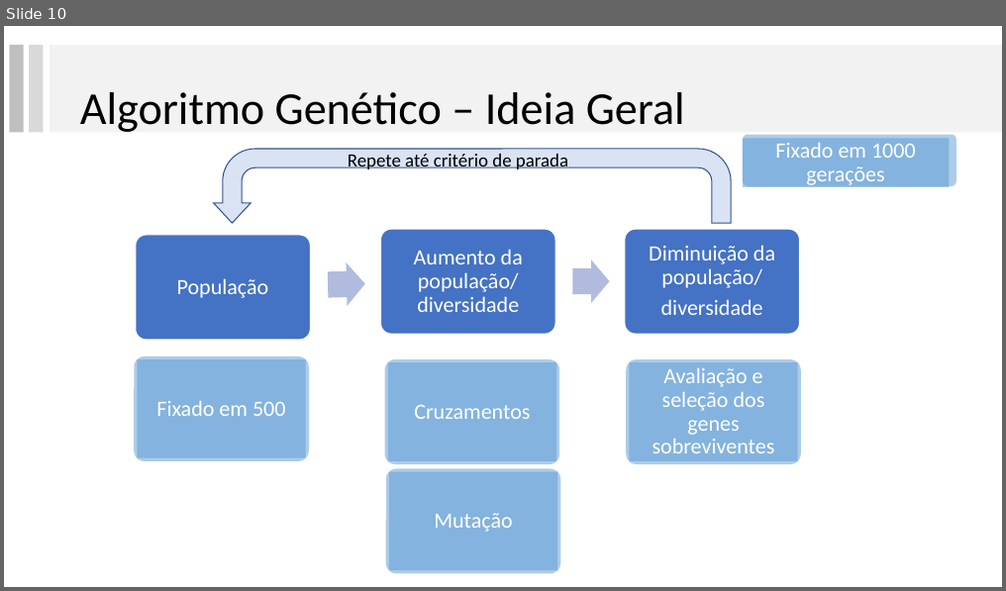
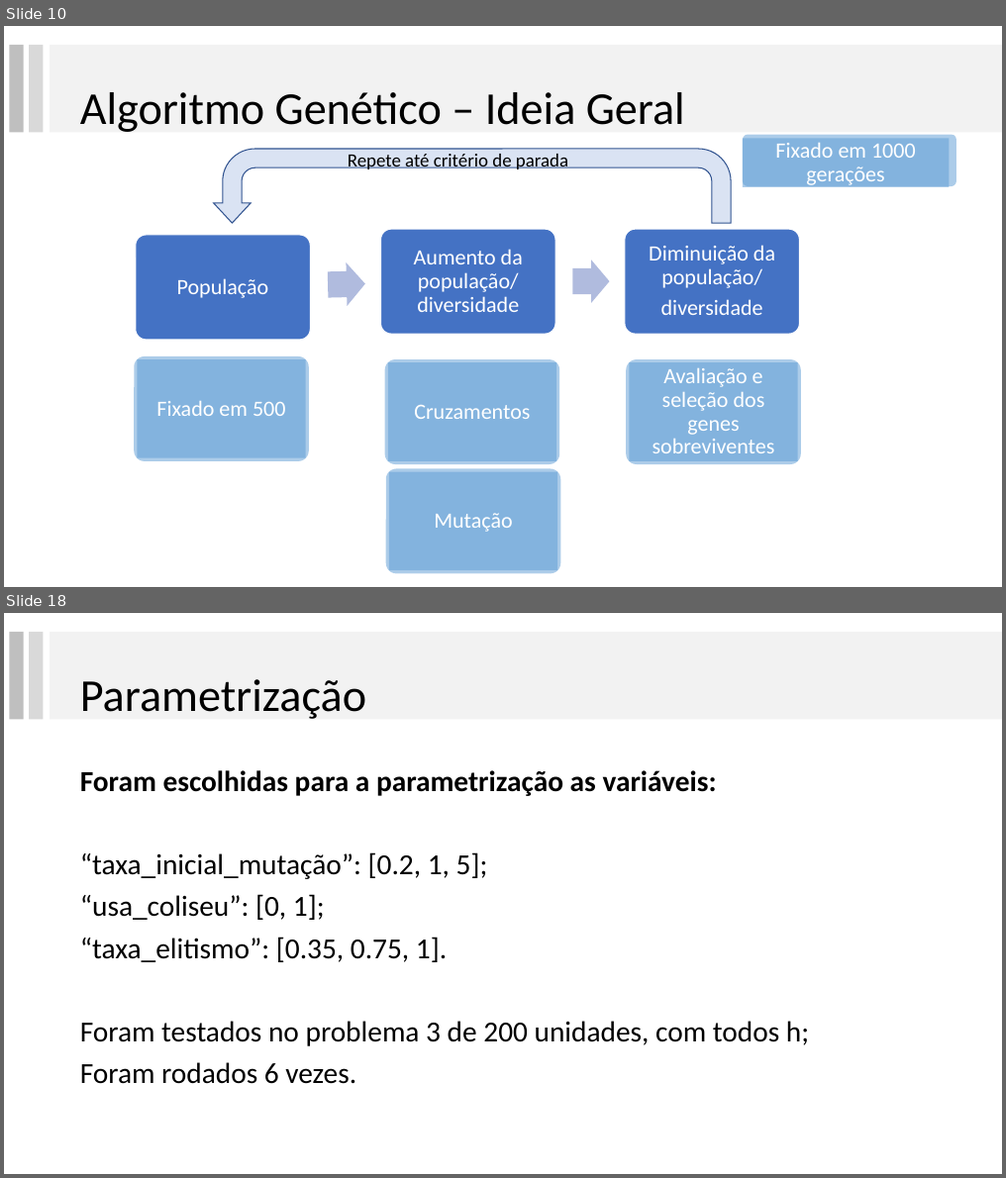
Before and after one commit to lpbiasoto/metaheuristicas, a slide deck: Apresentacao 3/ApresentacaoGA.pptx. Shown one above the other, each under a label of ours: slide 10 before the commit, slides 10 and 18 after it; the slides between them are not shown. The pictures are 1006x591 and 1006x1178 pixels, drawn with LibreOffice and Linux fonts; fonts in the diff are those of the drawing. Boxes give left, top, right and bottom in pixels: in the first picture for what was removed or moved away, otherwise in the second. Text is boxed around its words. In the diff, an @@ line names an element or a change of style, - is before the commit and + after.

```diff
--- a/Apresentacao 3/ApresentacaoGA.pptx
+++ b/Apresentacao 3/ApresentacaoGA.pptx
@@ slide 18 added at [4, 613, 1002, 1174], background #FFFFFF @@
@@ rectangle added at [9, 632, 24, 719], fill #BFBFBF @@
@@ rectangle added at [29, 632, 43, 719], fill #D9D9D9 @@
@@ rectangle added at [50, 632, 1002, 719], fill #F2F2F2 @@
@@ title added at [80, 679, 366, 719], 44 pt, text #000000 @@
+Parametrização
@@ text added at [80, 770, 809, 1084], 28 pt, text #000000 @@
+Foram escolhidas para a parametrização as variáveis:
+“taxa_inicial_mutação”: [0.2, 1, 5];
+“usa_coliseu”: [0, 1];
+“taxa_elitismo”: [0.35, 0.75, 1].
+Foram testados no problema 3 de 200 unidades, com todos h;
+Foram rodados 6 vezes.
```
Also in this commit, not shown: 4 slides changed, 10 other slides added, 4 slides removed, 1 other file.
